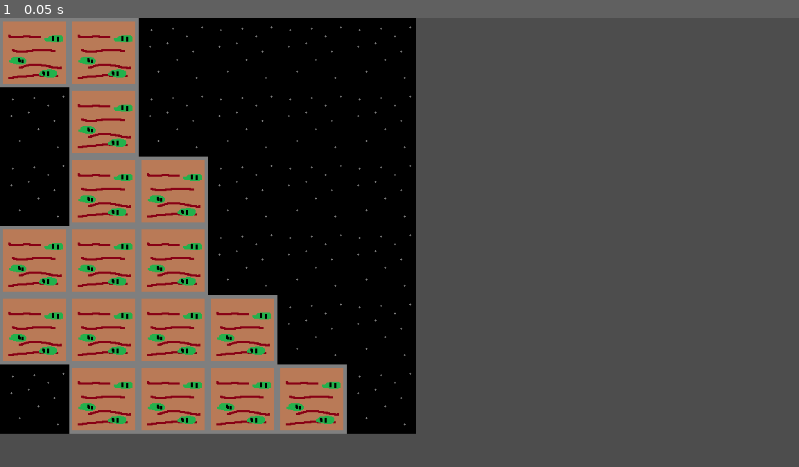
Above: before the commit, frame 1.
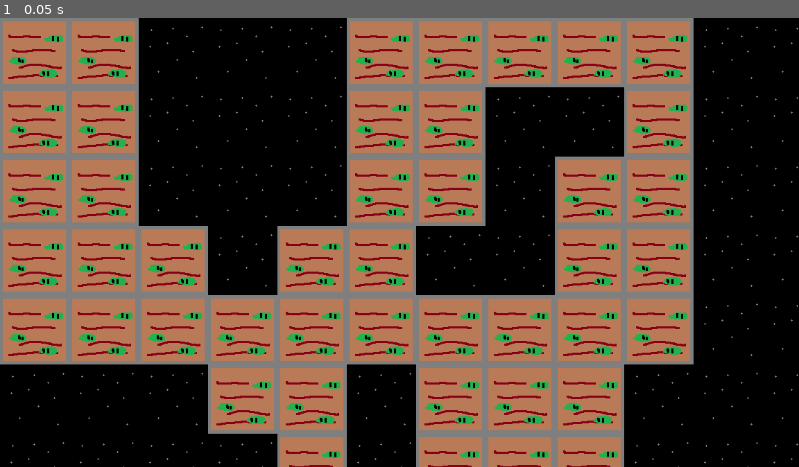
Above: after the commit, the same moment.

Repository: flowerFawn/many-games
Game: Godot game, scene res://dungeon/dungeon_world.tscn
Two runs of this game, one before a commit and one after it. Both use one fixed random seed, a clock stepped at 60 frames per second and the inputs below. The project has no main scene, so this scene is started directly.
Inputs:
- Up to frame 1 (0.05 s): no input

The runs differ from the first frame. In frame 1, 68% of the frame differs, in the area x 0-100%, y 0-100%.

Commit message:
improved path generation

Diff:
--- a/dungeon/dungeon_gen.gd
+++ b/dungeon/dungeon_gen.gd
@@ -9,7 +9,7 @@
 	generate()
 
 func generate() -> void:
-	dungeon = DungeonLayout.new(6, 6, Vector2i(0, 0), Vector2i(5, 5))
+	dungeon = DungeonLayout.new(20, 20, Vector2i(0, 0), Vector2i(19, 19))
 	draw_dungeon()
 
 func draw_dungeon() -> void:
@@ -17,7 +17,7 @@
 	const ROOM:Vector2i = Vector2i(1, 0)
 	for x in range(dungeon.x_size):
 		for y in range(dungeon.y_size):
-			if dungeon.get_room(x, y) == null:
+			if dungeon.get_room(Vector2i(x, y)) == null:
 				node_tiles.set_cell(Vector2i(x, y), 0, EMPTY)
 			else:
 				node_tiles.set_cell(Vector2i(x,y), 0, ROOM)
@@ -46,7 +46,6 @@
 		room_grid.resize(x_size)
 		for i:int in range(y_size):
 			room_grid[i] = y_axis.duplicate()
-		print(room_grid)
 
 	func get_validity_grid() -> Array[Array]:
 		var validity_grid:Array[Array] = []
@@ -65,22 +64,32 @@
 		var validity_grid:Array[Array] = get_validity_grid()
 		var current_position:Vector2i = start
 		var move:Vector2i
+		var moves:Array[Vector2i]
+		var revalidify:Vector2i
+		set_room(current_position, DungeonRoom.new(Vector2i.ZERO))
 		while current_position != end:
-			move = get_valid_moves(validity_grid, current_position).pick_random()
-			set_room(current_position.x, current_position.y, DungeonRoom.new(-move))
-			validity_grid[current_position.x][current_position.y] = false
-			current_position += move
-			#for x:int in range(x_size):
-				#for y:int in range(y_size):
-					#set_room(x, y, DungeonRoom.new())
+			moves = get_valid_moves(validity_grid, current_position)
+			if current_position == start:
+				validity_grid = get_validity_grid()
+			if moves.is_empty():
+				move = -get_room(current_position).direction
+				set_room(current_position, null)
+				current_position += move
+			else:
+				validity_grid[revalidify.x][revalidify.y] = true
+				move = moves.pick_random()
+				current_position += move
+			if get_room(current_position) == null:
+				set_room(current_position, DungeonRoom.new(move))
+				validity_grid[current_position.x][current_position.y] = false
 		print(room_grid)
 
-	func set_room(x:int, y:int, value:DungeonRoom) -> void:
-		room_grid[x][y] = value
+	func set_room(pos:Vector2i, value:DungeonRoom) -> void:
+		room_grid[pos.x][pos.y] = value
 
-	func get_room(x:int, y:int) -> DungeonRoom:
-		assert(x < x_size and start.y < y_size and start.x >= 0 and start.y >= 0, "OOB")
-		return room_grid[x][y]
+	func get_room(pos:Vector2i) -> DungeonRoom:
+		assert(pos.x < x_size and pos.y < y_size and pos.x >= 0 and pos.y >= 0, "OOB")
+		return room_grid[pos.x][pos.y]
 
 	func get_position_validity(validity_grid:Array[Array], room:Vector2i) -> bool:
 		if not is_position_in_bounds(room):
@@ -92,27 +101,21 @@
 		var valid_moves:Array[Vector2i]
 		var checked:Vector2i
 		#north
-		print(validity_grid)
 		checked = from_room + Vector2i(0, 1)
-		if is_position_in_bounds(checked):
-			if validity_grid[checked.x][checked.y]:
-				valid_moves.append(Vector2i(0, 1))
+		if get_position_validity(validity_grid, checked):
+			valid_moves.append(Vector2i(0, 1))
 		#east
 		checked = from_room + Vector2i(1, 0)
-		if is_position_in_bounds(checked):
-			if validity_grid[checked.x][checked.y]:
-				valid_moves.append(Vector2i(1, 0))
+		if get_position_validity(validity_grid, checked):
+			valid_moves.append(Vector2i(1, 0))
 		#south
 		checked = from_room + Vector2i(0, -1)
-		if is_position_in_bounds(checked):
-			if validity_grid[checked.x][checked.y]:
-				valid_moves.append(Vector2i(0, -1))
+		if get_position_validity(validity_grid, checked):
+			valid_moves.append(Vector2i(0, -1))
 		#west
 		checked = from_room + Vector2i(-1, 0)
-		if is_position_in_bounds(checked):
-			if validity_grid[checked.x][checked.y]:
-				valid_moves.append(Vector2i(-1, 0))
-		print(valid_moves)
+		if get_position_validity(validity_grid, checked):
+			valid_moves.append(Vector2i(-1, 0))
 		return valid_moves
 
 	func is_position_in_bounds(point:Vector2i) -> bool:
@@ -123,6 +126,6 @@
 
 
 class DungeonRoom:
-	var backtrack:Vector2i
-	func _init(given_backtrack:Vector2i):
-		backtrack = given_backtrack
+	var direction:Vector2i
+	func _init(given_direction:Vector2i):
+		direction = given_direction
Binary file changed: dungeon/tilemap.png
